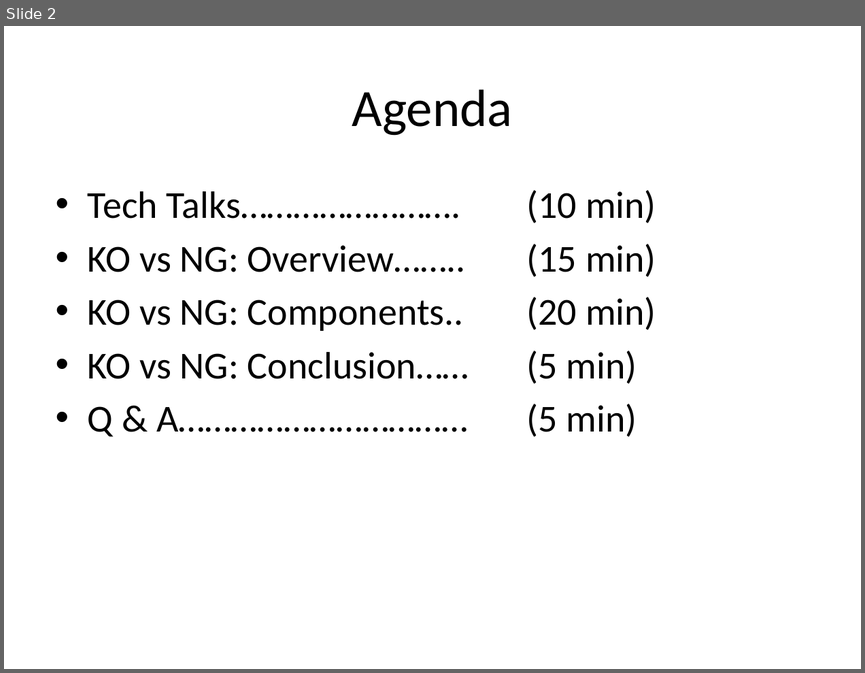
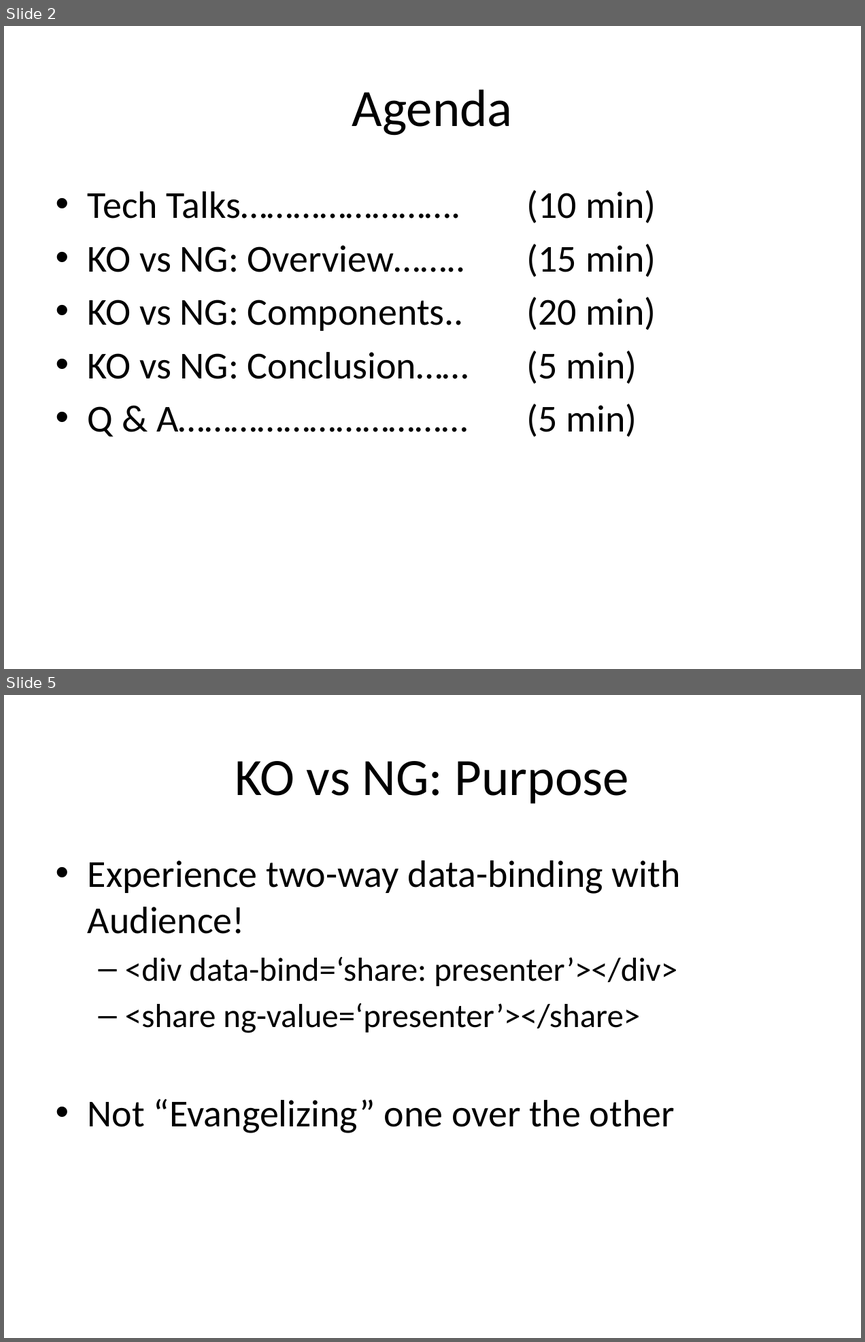
Before and after one commit to Moollihawkja/KOvsNG, a slide deck: KOvsNG.pptx. Shown one above the other, each under a label of ours: slide 2 before the commit, slides 2 and 5 after it; the slides between them are not shown. The pictures are 865x673 and 865x1342 pixels, drawn with LibreOffice and Linux fonts; fonts in the diff are those of the drawing. Boxes give left, top, right and bottom in pixels: in the first picture for what was removed or moved away, otherwise in the second. Text is boxed around its words. In the diff, an @@ line names an element or a change of style, - is before the commit and + after.

```diff
--- a/KOvsNG.pptx
+++ b/KOvsNG.pptx
@@ slide 5 added at <box>4,695,861,1338</box>, background #FFFFFF @@
@@ title added at <box>235,761,629,804</box>, 44 pt, text #000000 @@
+KO vs NG: Purpose
@@ text added at <box>88,860,681,1133</box>, 32 pt, text #000000 @@
+• Experience two-way data-binding with Audience!
+  – <div data-bind=‘share: presenter’></div>
+  – <share ng-value=‘presenter’></share>
+• Not “Evangelizing” one over the other
```
Also in this commit, not shown: 15 slides changed, 1 slide removed, 5 other files.
